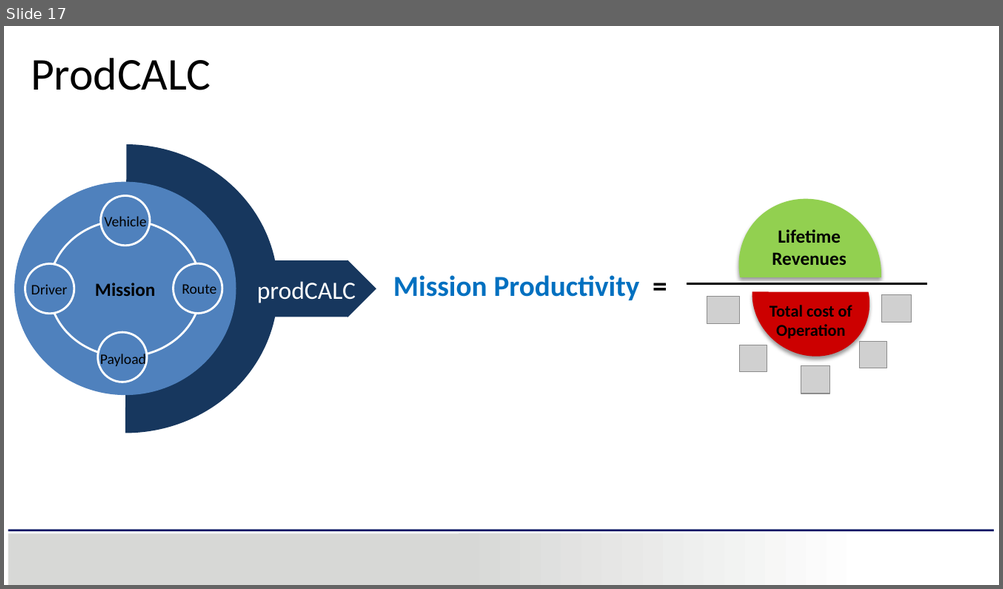
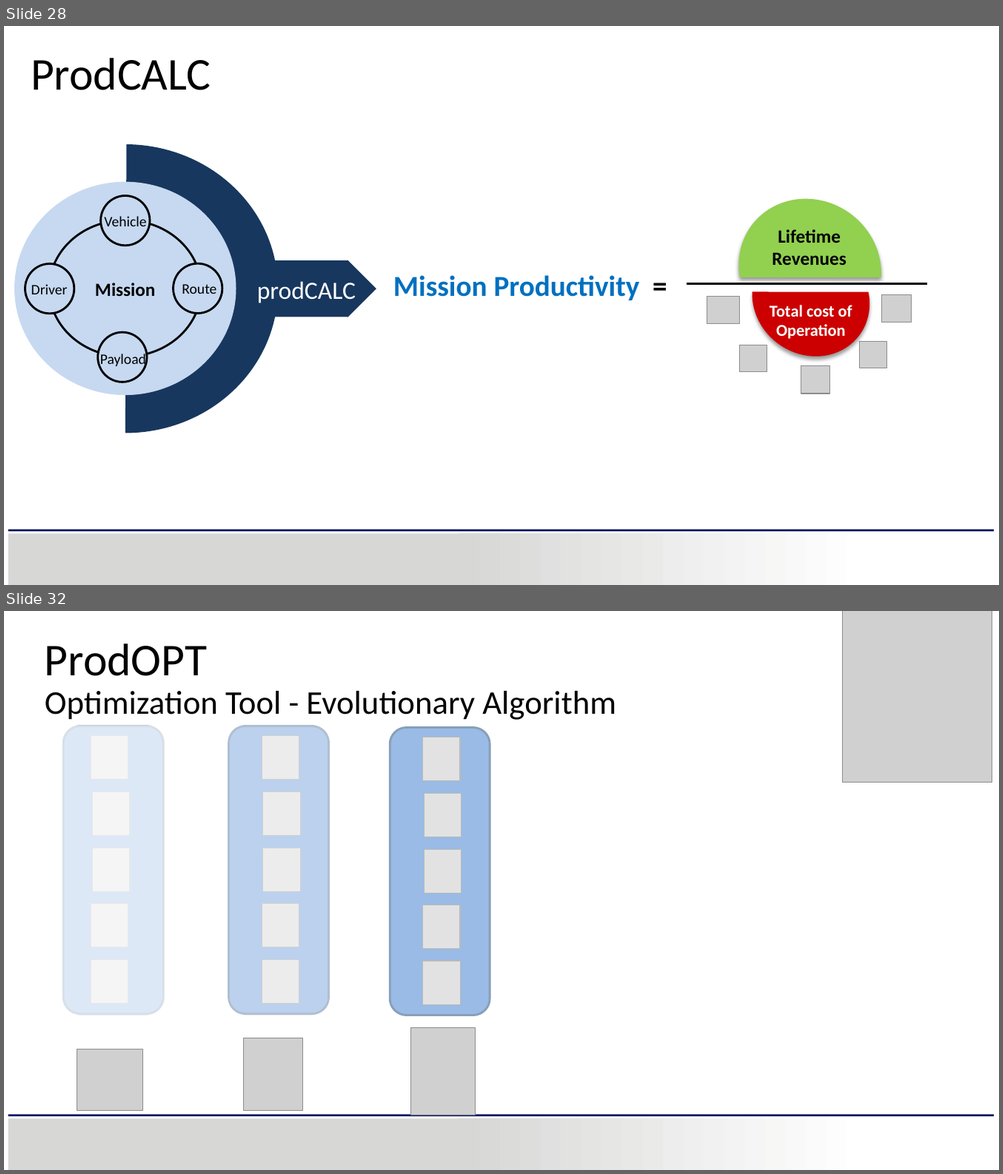
Before and after one commit to carthikvenkataraman/MasterThesis, a slide deck: ThesisReport/MasterThesisPresentation/MasterThesis-OptimisationOfDistributedPropulsionInLongHeavyVehicleCombinations.pptx. Shown one above the other, each under a label of ours: slide 17 before the commit, slides 28 and 32 after it; the slides between them are not shown. The pictures are 1003x589 and 1003x1174 pixels, drawn with LibreOffice and Linux fonts; fonts in the diff are those of the drawing; grey boxes stand for pictures; background and template pictures are left out. Boxes give left, top, right and bottom in pixels: in the first picture for what was removed or moved away, otherwise in the second. Text is boxed around its words. In the diff, an @@ line names an element or a change of style, - is before the commit and + after.

Commit message:
Presentation till ProdOpt

```diff
--- a/ThesisReport/MasterThesisPresentation/MasterThesis-OptimisationOfDistributedPropulsionInLongHeavyVehicleCombinations.pptx
+++ b/ThesisReport/MasterThesisPresentation/MasterThesis-OptimisationOfDistributedPropulsionInLongHeavyVehicleCombinations.pptx
@@ slide 32 added at (4,611,999,1170), background #FFFFFF; not listed: 3 template elements that a slide beside it also shows @@
@@ picture added at (842,611,991,783) @@
@@ text added at (45,644,616,720), 32 pt, text #000000 @@
+ProdOPT
+Optimization Tool - Evolutionary Algorithm
@@ rectangle added at (47,725,182,1015), fill #FFFFFF at 80% opacity @@
@@ rounded rectangle added at (64,726,164,1014), fill #558ED5, outline #3A5F8C 2 pt @@
@@ picture added at (91,735,128,780) @@
@@ rectangle added at (214,725,350,1015), fill #FFFFFF at 60% opacity @@
@@ rounded rectangle added at (228,726,329,1014), fill #558ED5, outline #3A5F8C 2 pt @@
@@ picture added at (262,735,299,780) @@
@@ rectangle added at (375,726,511,1017), fill #FFFFFF at 40% opacity @@
@@ rounded rectangle added at (390,727,489,1015), fill #558ED5, outline #3A5F8C 2 pt @@
@@ picture added at (423,737,460,781) @@
@@ picture added at (92,792,129,836) @@
@@ picture added at (263,792,300,836) @@
@@ picture added at (424,793,461,837) @@
@@ picture added at (92,849,129,892) @@
@@ picture added at (263,849,300,892) @@
@@ picture added at (424,850,461,894) @@
@@ picture added at (91,904,128,948) @@
@@ picture added at (262,904,299,948) @@
@@ picture added at (423,905,460,949) @@
@@ picture added at (91,960,128,1003) @@
@@ picture added at (262,960,299,1003) @@
@@ picture added at (423,961,460,1005) @@
@@ picture added at (410,1028,475,1116) @@
@@ picture added at (77,1050,143,1111) @@
@@ picture added at (244,1039,303,1111) @@
@@ what was slide 17 is now slide 28 @@
@@ slide 28 changed as well @@
@@ ellipse at (14,182,236,395): fill #4F81BD to #C6D9F1 @@
@@ ellipse at (50,220,202,357): outline #FFFFFF 2 pt to #000000 2 pt @@
@@ fill #4F81BD to #C6D9F1; outline #FFFFFF 2 pt to #000000 2 pt in 4 elements at (101,196,151,246), (173,264,222,314), (98,332,148,383), (25,264,74,314) @@
@@ text "Total cost of Operation" at (769,305,852,339): text colour #000000 to #FFFFFF @@
```
Also in this commit, not shown: 5 other slides changed, 13 other slides added, 12 other files.
